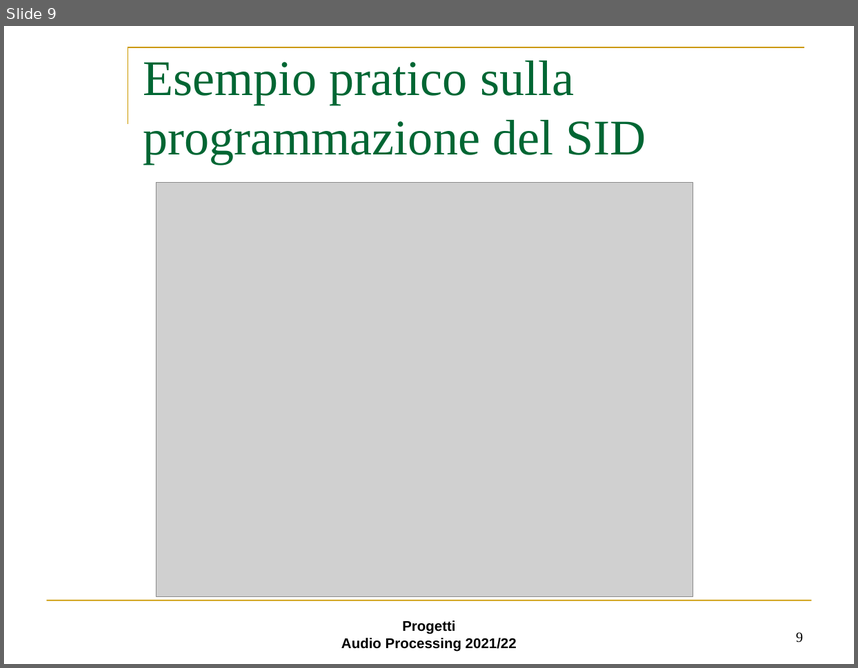
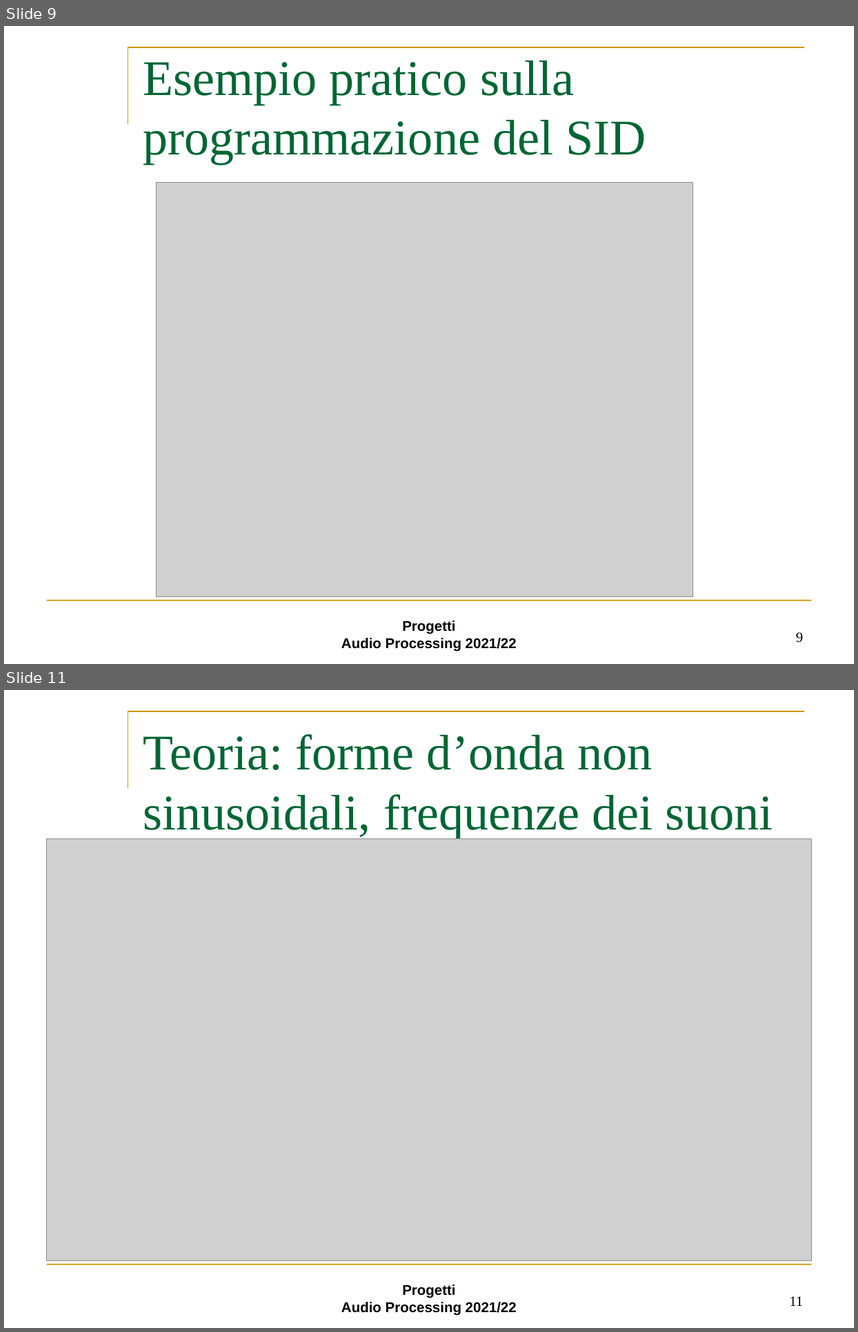
Before and after one commit to Gallo00/Progetto-AUDIO, a slide deck: step3.ppt. Shown one above the other, each under a label of ours: slide 9 before the commit, slides 9 and 11 after it; the slides between them are not shown. The pictures are 858x668 and 858x1332 pixels, drawn with LibreOffice and Linux fonts; fonts in the diff are those of the drawing; grey boxes stand for pictures; background and template pictures are left out. Boxes give left, top, right and bottom in pixels: in the first picture for what was removed or moved away, otherwise in the second. Text is boxed around its words. In the diff, an @@ line names an element or a change of style, - is before the commit and + after.

```diff
--- a/step3.ppt
+++ b/step3.ppt
@@ slide 11 added at (x1=4, y1=690, x2=854, y2=1328), background #FFFFFF; not listed: 3 template elements that a slide beside it also shows @@
@@ title added at (x1=143, y1=734, x2=773, y2=839), 60 pt, text #006633 @@
+Teoria: forme d’onda non sinusoidali, frequenze dei suoni
@@ picture added at (x1=47, y1=839, x2=811, y2=1261) @@
@@ page number added at (x1=789, y1=1296, x2=803, y2=1305), 17 pt, text #000000 @@
+11
```
Also in this commit, not shown: 7 slides changed, 2 other slides added, 3 slides removed.
